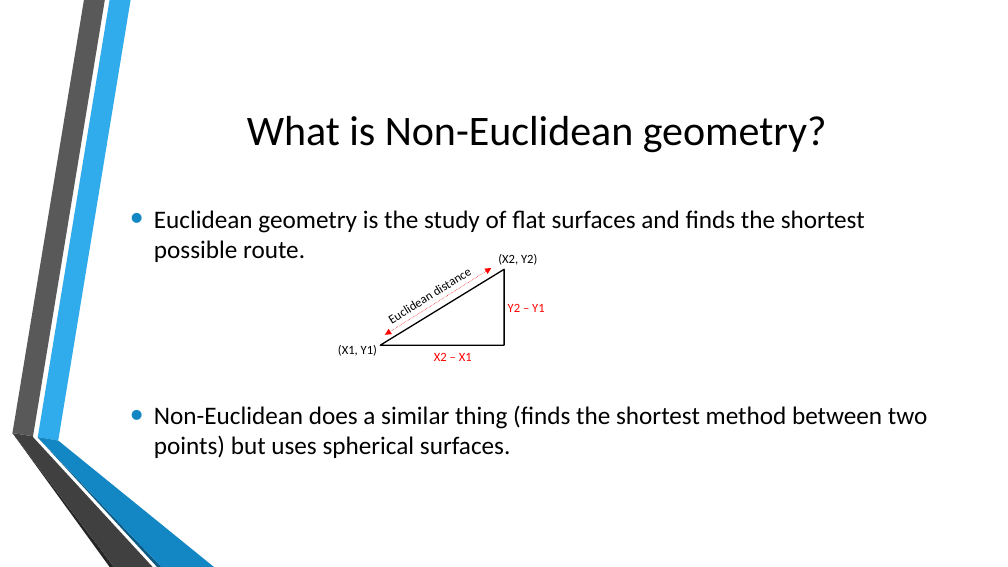
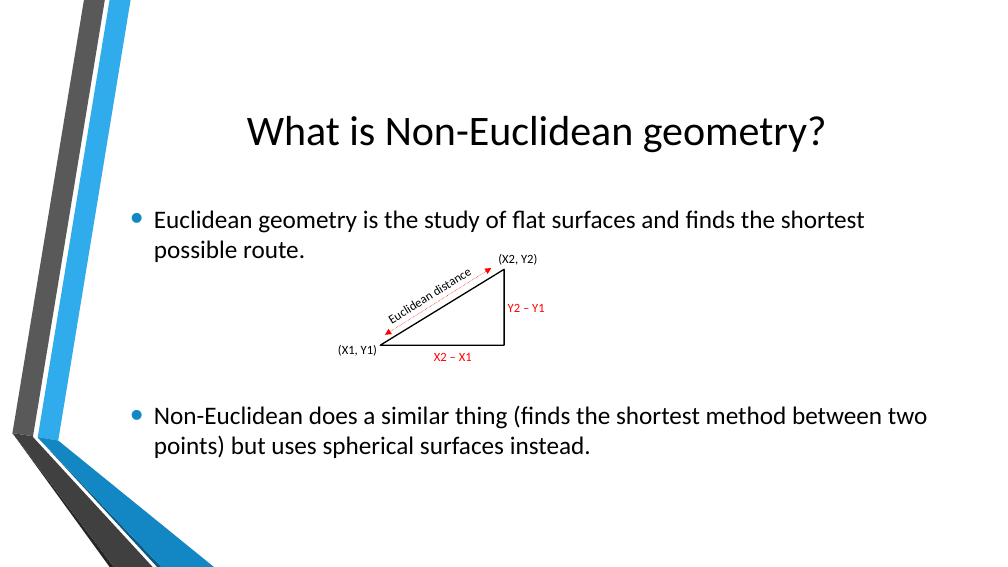
Before and after one commit to Lieu-Tennie/Non-Euclidean-Virtual-Environment-Artefact, a slide deck: slide 2 of Non-Euclidean Presentation.pptx. Drawn at 1008x567 pixels with LibreOffice and Linux fonts; fonts in the diff are those of the drawing; background and template pictures are left out. Boxes give left, top, right and bottom in pixels: in the first picture for what was removed or moved away, otherwise in the second. Text is boxed around its words. In the diff, an @@ line names an element or a change of style, - is before the commit and + after.

Commit message:
- Made changes to the Powerpoint Presentation.

```diff
--- a/Non-Euclidean Presentation.pptx
+++ b/Non-Euclidean Presentation.pptx
@@ text at (x1=154, y1=405, x2=928, y2=458): text changed @@
-• Non-Euclidean does a similar thing (finds the shortest method between two points) but uses spherical surfaces.
+• Non-Euclidean does a similar thing (finds the shortest method between two points) but uses spherical surfaces instead.
```
Also in this commit, not shown: 14 slides added.
